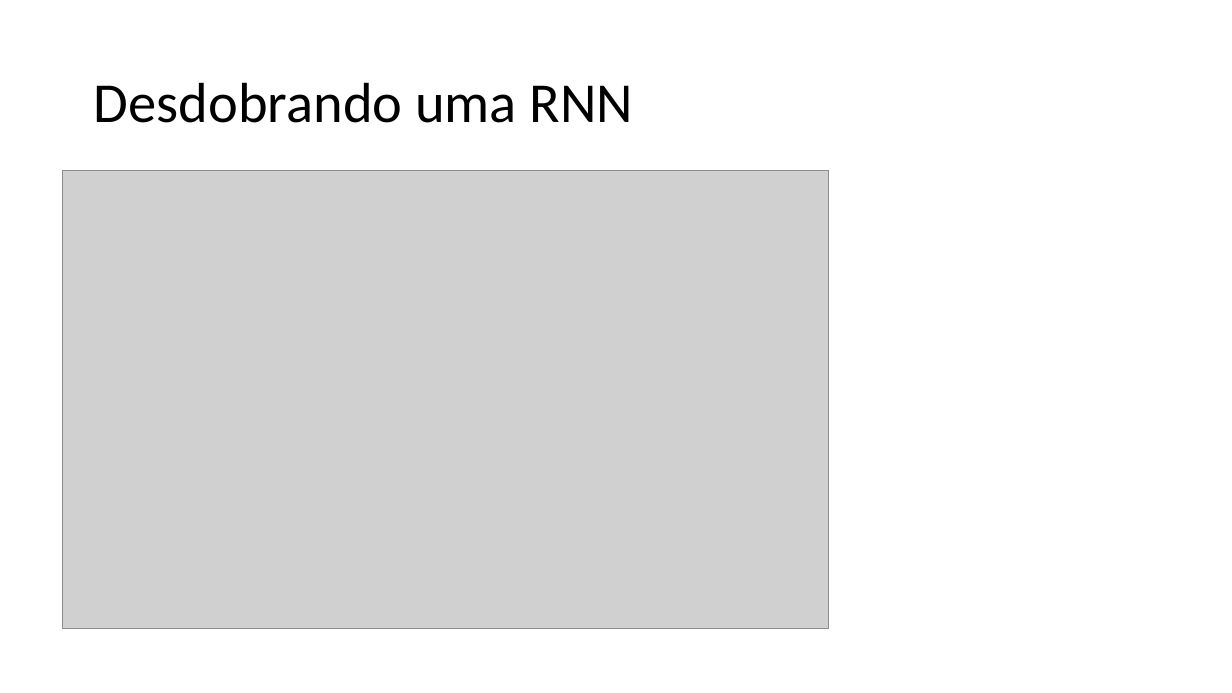
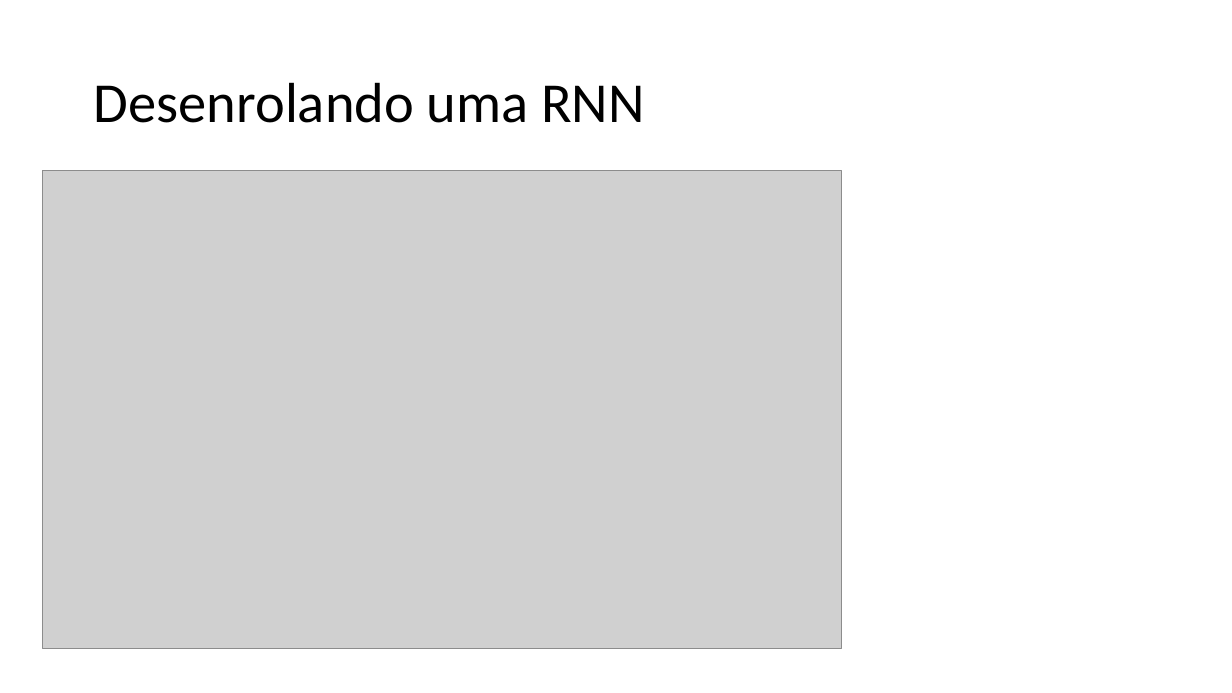
Before and after one commit to zz4fap/c24_inteligencia_artificial, a slide deck: slide 21 of slides/C24_RNN.pptx (slide 18 before the commit). Drawn at 1232x693 pixels with LibreOffice and Linux fonts; fonts in the diff are those of the drawing; grey boxes stand for pictures. Boxes give left, top, right and bottom in pixels: in the first picture for what was removed or moved away, otherwise in the second. Text is boxed around its words. In the diff, an @@ line names an element or a change of style, - is before the commit and + after.

```diff
--- a/slides/C24_RNN.pptx
+++ b/slides/C24_RNN.pptx
@@ title at bbox=[94, 82, 644, 123]: text changed @@
-Desdobrando uma RNN
+Desenrolando uma RNN
@@ picture: place and size @@
-picture at bbox=[63, 171, 829, 628]
+picture at bbox=[43, 171, 842, 649]
```
Also in this commit, not shown: 6 other slides changed, 5 slides added, 2 slides removed.
